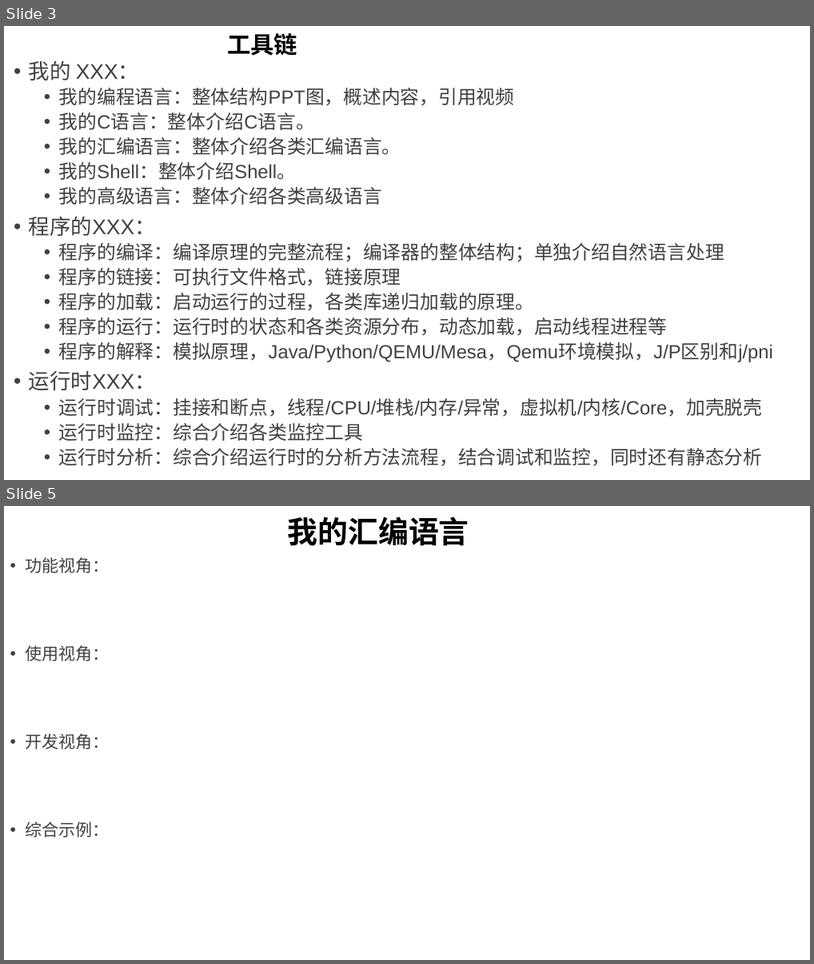
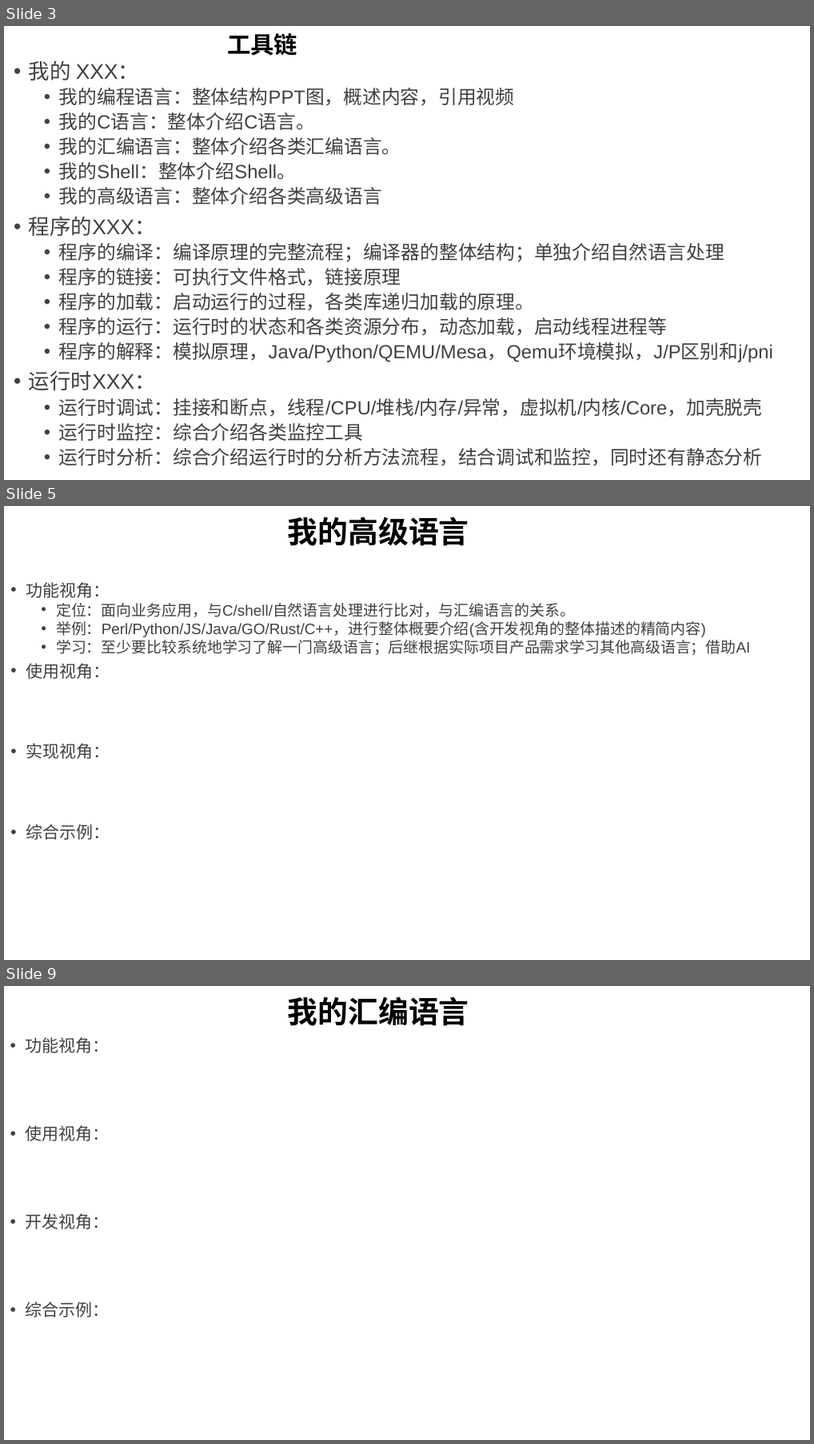
Before and after one commit to GavinKoeng/it-talks, a slide deck: it-talks.pptx. Shown one above the other, each under a label of ours: slides 3 and 5 before the commit, slides 3, 5 and 9 after it; the slides between them are not shown. The pictures are 814x964 and 814x1444 pixels, drawn with LibreOffice and Linux fonts; fonts in the diff are those of the drawing. Boxes give left, top, right and bottom in pixels: in the first picture for what was removed or moved away, otherwise in the second. Text is boxed around its words. In the diff, an @@ line names an element or a change of style, - is before the commit and + after.

Commit message:
it-talks: Add "我的高级语言"

```diff
--- a/it-talks.pptx
+++ b/it-talks.pptx
@@ slide 5 added at (4, 506, 810, 960), background #FFFFFF @@
@@ title added at (288, 516, 470, 546), 36 pt, text #000000, bold @@
+我的高级语言
@@ text added at (26, 582, 750, 840), 18 pt, text #404040 @@
+• 功能视角：
+  • 定位：面向业务应用，与C/shell/自然语言处理进行比对，与汇编语言的关系。
+  • 举例：Perl/Python/JS/Java/GO/Rust/C++，进行整体概要介绍(含开发视角的整体描述的精简内容)
+  • 学习：至少要比较系统地学习了解一门高级语言；后继根据实际项目产品需求学习其他高级语言；借助AI
+• 使用视角：
+• 实现视角：
+• 综合示例：
@@ what was slide 5 is now slide 9 @@
```
Also in this commit, not shown: 1 slide changed, 3 other slides added.
